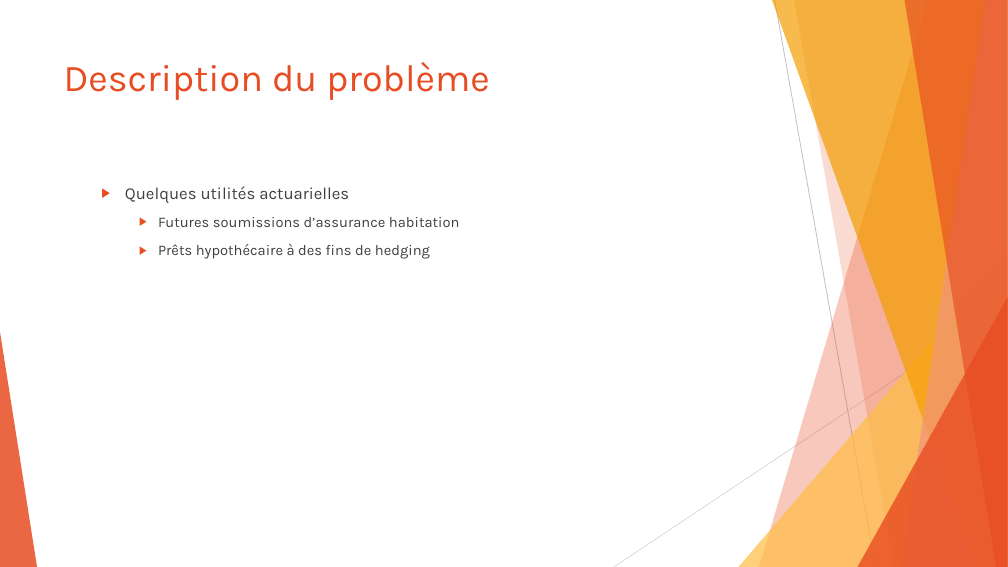
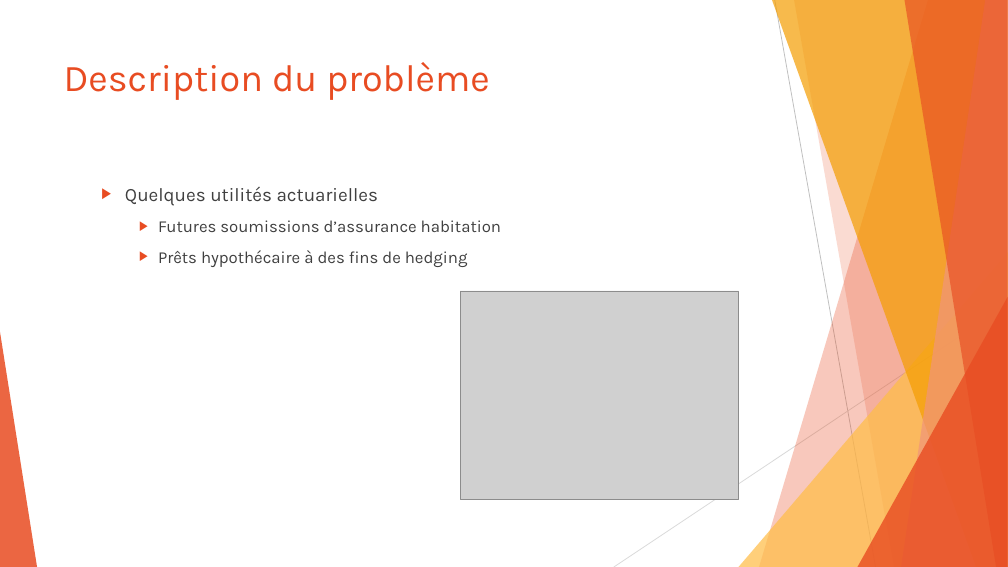
Before and after one commit to SamuelProvencher/TP-Apprentissage, a slide deck: slide 4 of PP.pptx. Drawn at 1008x567 pixels with LibreOffice and Linux fonts; fonts in the diff are those of the drawing; grey boxes stand for pictures. Boxes give left, top, right and bottom in pixels: in the first picture for what was removed or moved away, otherwise in the second. Text is boxed around its words. In the diff, an @@ line names an element or a change of style, - is before the commit and + after.

```diff
--- a/PP.pptx
+++ b/PP.pptx
@@ text "Quelques utilités actuarielles" at bbox=[125, 187, 501, 267]: size 16 to 18 pt in "Quelques utilités actuarielles"; size 14 to 16 pt in "Futures soumissions d’assurance habitation", "Prêts hypothécaire à des fins de hedging" @@
@@ picture added at bbox=[461, 291, 739, 500] @@
```
Also in this commit, not shown: 28 other slides changed, 5 slides removed.
